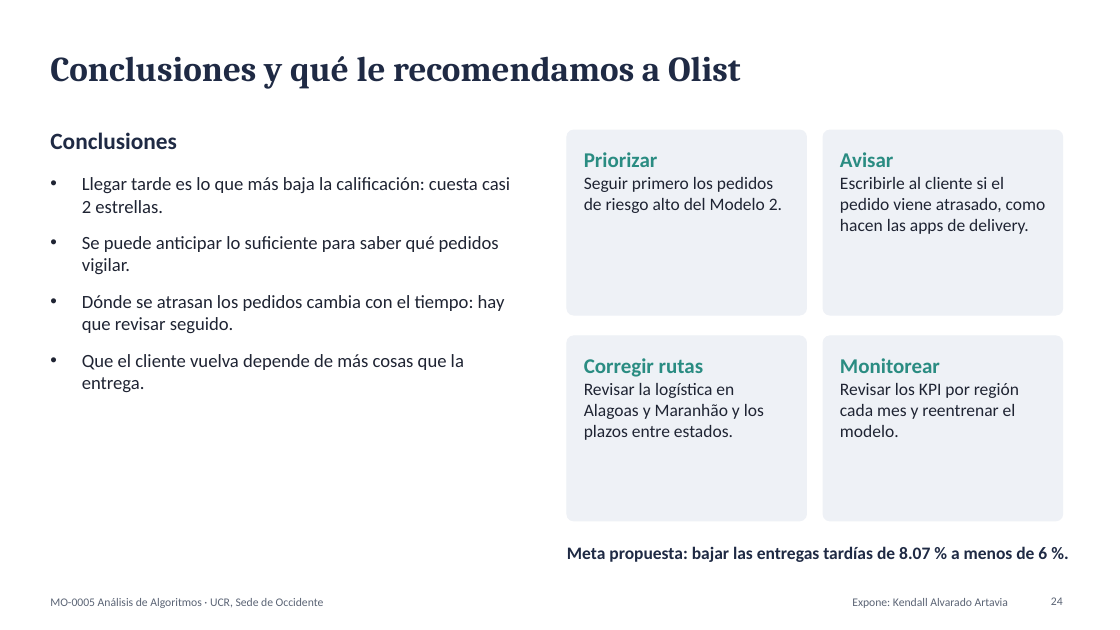
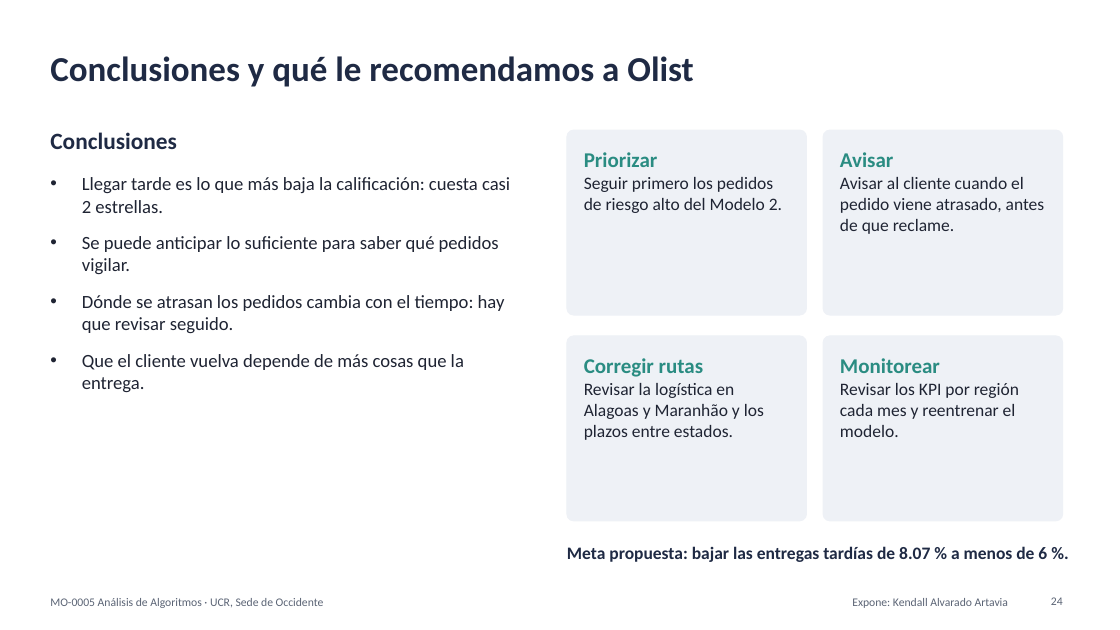
Before and after one commit to FerretoDev/mo0005-ecommerce-ml, a slide deck: slide 24 of presentacion/presentacion.pptx. Drawn at 1120x630 pixels with LibreOffice and Linux fonts; fonts in the diff are those of the drawing. Boxes give left, top, right and bottom in pixels: in the first picture for what was removed or moved away, otherwise in the second. Text is boxed around its words. In the diff, an @@ line names an element or a change of style, - is before the commit and + after.

```diff
--- a/presentacion/presentacion.pptx
+++ b/presentacion/presentacion.pptx
@@ title "Conclusiones y qué le recomendamos ..." at [50, 56, 693, 87]: font Cambria to Calibri @@
@@ text at [840, 177, 1045, 234]: text changed @@
-Escribirle al cliente si el pedido viene atrasado, como hacen las apps de delivery.
+Avisar al cliente cuando el pedido viene atrasado, antes de que reclame.
```
Also in this commit, not shown: 25 other slides changed, 2 other files.
